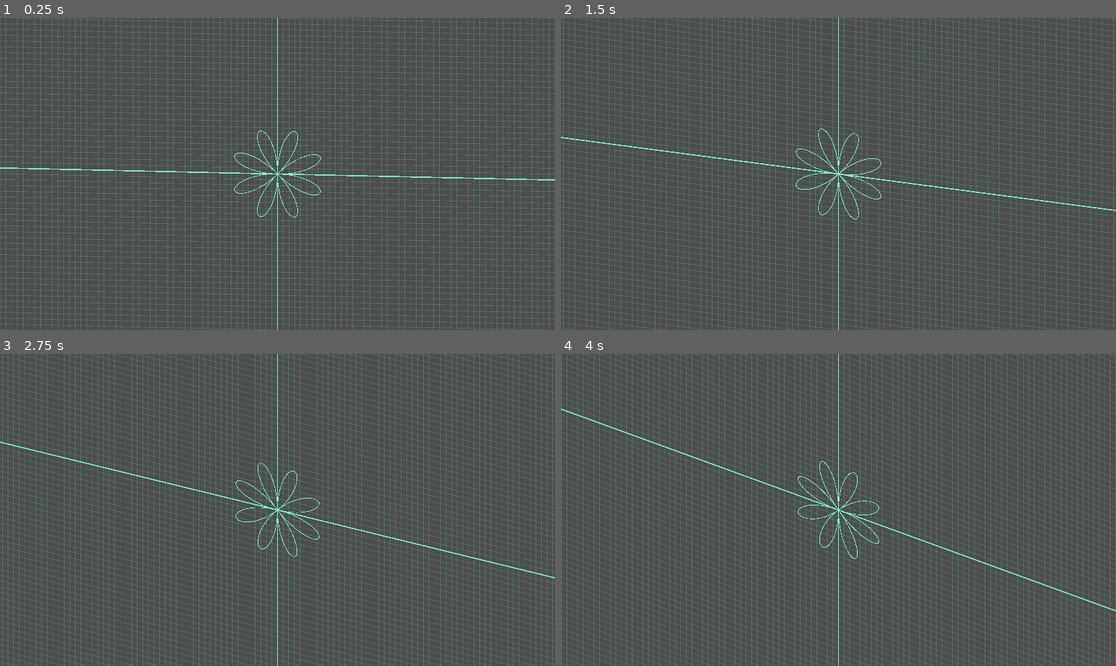
Above: before the commit, frames 1-4 (two rows, left to right).
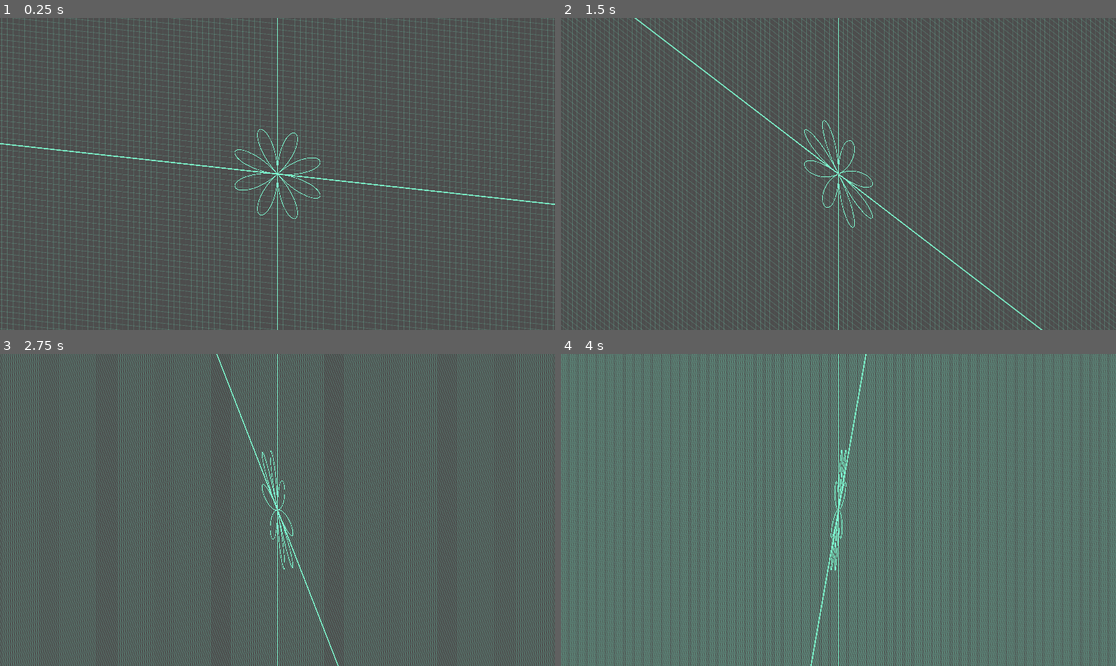
Above: after the commit, the same moments.

Repository: Hunkytunk/mathy
Game: Godot game, scene res://Graph/graph.tscn
The game is run twice, just before and just after one commit, with the same random seed, the same clock (stepped at 60 frames per second) and the same inputs.
Inputs:
- Up to frame 1 (0.25 s): no input
- Up to frame 2 (1.5 s): no input
- Up to frame 3 (2.75 s): no input
- Up to frame 4 (4 s): no input

The runs differ from the first frame. In frame 1, 21% of the frame differs, in the area x 0-100%, y 0-100%; in frame 2, 22%; in frame 3, 38%; in frame 4, 69%.

Commit message:
Idk. Just to keep up to date before ending

Diff:
--- a/Graph/random.gd
+++ b/Graph/random.gd
@@ -4,7 +4,7 @@
 var rotation_matrix = Matrix2D.new()
 
 func _ready():
-	var theta = PI/(36*60)
+	var theta = PI/(36*12)
 	rotation_matrix.set_arr_vec(Vector2(cos(theta), sin(theta)), Vector2(-sin(theta), cos(theta)))
 
 func _process(_delta):
